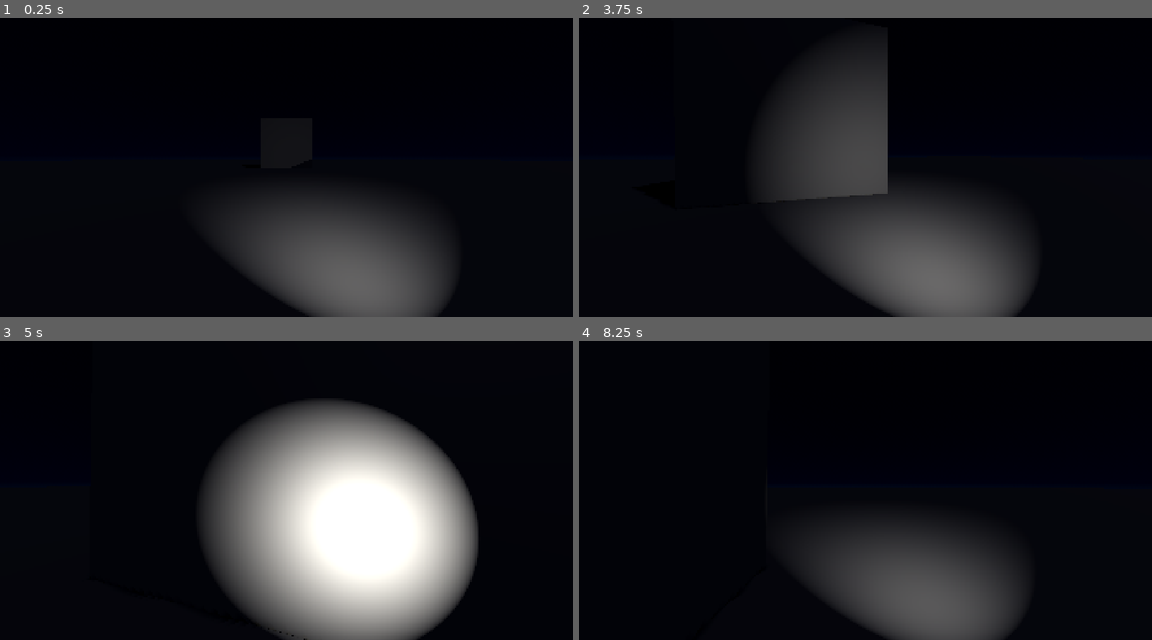
Above: before the commit, frames 1-4 (two rows, left to right).
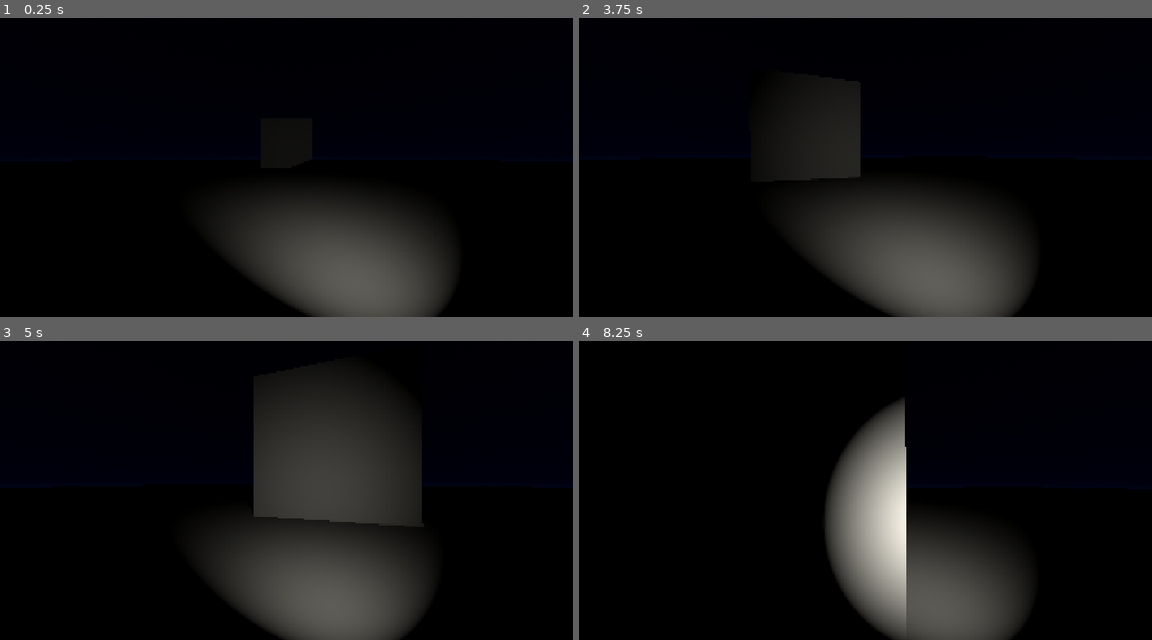
Above: after the commit, the same moments.

Repository: Marko534/godot-fluidsim-lbm
Game: Godot game, scene res://main.tscn
The game is run twice, just before and just after one commit, with the same random seed, the same clock (stepped at 60 frames per second) and the same inputs.
Inputs (mouse positions are in pixels of both pictures, inside the frame that each line leads up to):
- Up to frame 1 (0.25 s): no input
- Up to frame 2 (3.75 s): tap Enter at 0.5, 2.75 s; move the mouse to (894, 155) at 0.52 s; hold W (move_forward) from 0.53 s (still down); tap Shift (sprint) at 0.6, 2.85 s; move the mouse to (836, 158) at 1.27 s; tap F at 1.35, 3.6 s; tap Space at 2, 3.5 s; move the mouse to (876, 149) at 2.02 s; tap B at 2.1 s; move the mouse to (859, 161) at 2.77 s; move the mouse to (905, 158) at 3.52 s
- Up to frame 3 (5 s): keep holding W (move_forward); move the mouse to (240, 475) at 4.27 s; tap B at 4.35 s
- Up to frame 4 (8.25 s): move the mouse to (871, 478) at 5.02 s; tap Shift (sprint) at 5.1, 7.35 s; move the mouse to (842, 472) at 5.77 s; release W (move_forward) at 5.78 s; hold D (move_right) 5.78-6.53 s; tap F at 5.85, 8.1 s; tap Enter at 6.5 s; move the mouse to (894, 478) at 6.52 s; hold W (move_forward) from 6.53 s (still down); tap B at 6.6 s; tap Space at 7.25 s; move the mouse to (836, 481) at 7.27 s; move the mouse to (876, 472) at 8.02 s

The runs differ from the first frame. In frame 2, 7.5% of the frame differs, in the area x 31-78%, y 8-100%; in frame 3, 30%, in the area x 34-84%, y 14-100%; in frame 4, 9.2%.

Commit message:
Controler look first try.

Diff:
--- a/main.tscn
+++ b/main.tscn
@@ -42,9 +42,9 @@
 
 [node name="DirectionalLight3D" type="DirectionalLight3D" parent="."]
 transform = Transform3D(0.86090183, 0.0940653, 0.49999997, -0.4685432, 0.5295916, 0.70710677, -0.1982817, -0.8430209, 0.49999997, 0, 0, 0)
+visible = false
 light_color = Color(0.22720465, 0.23754048, 0.32480085, 1)
 light_energy = 0.2
-shadow_enabled = true
 
 [node name="Player" parent="." instance=ExtResource("1_ig7tw")]
 transform = Transform3D(1, 0, 0, 0, 1, 0, 0, 0, 1, 0, 1.1090586, 0)
--- a/player.gd
+++ b/player.gd
@@ -7,12 +7,15 @@
 @onready var spotlight_node: SpotLight3D = $Camera3D/SpotLight3D
 
 @export var SPEED_WALK = 3.0      # Horizontal movement speed (units/second)
-var SPEED_SPRINT = SPEED_WALK * 2.0       # Sprint speed (units/second)
+@export var SPEED_SPRINT =  6.0       # Sprint speed (units/second)
 
 const CAMERA_MAX_PITCH: float = deg_to_rad(70)
 const CAMERA_MIN_PITCH: float = deg_to_rad(-89.9)
 const CAMERA_RATIO: float = .625
 
+# Controller look variables
+@export var controller_look_enabled: bool = true
+@export var controller_look_sensitivity: float = 2.0  # Adjust this for controller feel
 # Variables for "game feel" techniques (we'll initialize them later)
 var sprint = false
 var coyote_timer = 0.0
@@ -94,6 +97,10 @@
 	else:
 		velocity.x = move_toward(velocity.x, 0, deceleration_rate)
 		velocity.z = move_toward(velocity.z, 0, deceleration_rate)
+
+	# Handle controller look (right analog stick)
+	if controller_look_enabled:
+		handle_controller_look(delta)
 
 	# Handle random blinking
 	if blinking_enabled:
@@ -164,13 +171,30 @@
 	foot_land = is_on_floor()
 
 	# Debug print
-	print("Target Speed: %.2f\t Current Velocity: %.2f\t Moving: %s" % [
-		target_speed,
-		velocity.length(),
-		is_moving
-	])
+	#print("Target Speed: %.2f\t Current Velocity: %.2f\t Moving: %s" % [
+		#target_speed,
+		#velocity.length(),
+		#is_moving
+	#])
 
 	move_and_slide()
+
+# Handle controller look with right analog stick
+func handle_controller_look(delta: float):
+	# Get right analog stick input
+	var look_horizontal = Input.get_action_strength("look_right") - Input.get_action_strength("look_left")
+	var look_vertical = Input.get_action_strength("look_up") - Input.get_action_strength("look_down")
+
+	# Only process if there's significant input
+	if abs(look_horizontal) > 0 or abs(look_vertical) > 0:
+		# Scale by sensitivity and delta time for smooth framerate-independent movement
+		var look_vector = Vector2(look_horizontal, look_vertical) * controller_look_sensitivity * delta
+
+		# Apply camera rotation (inverted Y by default for controllers)
+		_camera_yaw.rotation.y -= look_vector.x
+		_camera_yaw.orthonormalize()
+		_camera_pitch.rotation.x += look_vector.y * CAMERA_RATIO
+		_camera_pitch.rotation.x = clamp(_camera_pitch.rotation.x, CAMERA_MIN_PITCH, CAMERA_MAX_PITCH)
 
 # Calculate headbob offset based on current headbob time
 func calculate_headbob_offset() -> Vector3:
@@ -254,25 +278,3 @@
 	_camera_yaw.orthonormalize()
 	_camera_pitch.rotation.x += p_relative.y * mouse_sensitivity * CAMERA_RATIO * mouse_y_inversion
 	_camera_pitch.rotation.x = clamp(_camera_pitch.rotation.x, CAMERA_MIN_PITCH, CAMERA_MAX_PITCH)
-
-# Start/stop light shake functions (can be called from other scripts)
-func start_light_shake():
-	light_shake_enabled = true
-
-func stop_light_shake():
-	light_shake_enabled = false
-	# Reset to original position when stopping shake
-	if spotlight_node:
-		spotlight_node.position = light_original_pos
-	current_shake_offset = Vector3.ZERO
-
-# Toggle headbob function
-func toggle_headbob():
-	headbob_enabled = not headbob_enabled
-	if not headbob_enabled:
-		_camera_pitch.position = Vector3.ZERO
-		current_headbob_offset = Vector3.ZERO
-
-# Toggle blinking function (optional)
-func toggle_blinking():
-	blinking_enabled = not blinking_enabled
--- a/player.tscn
+++ b/player.tscn
@@ -8,6 +8,8 @@
 
 [node name="Player" type="CharacterBody3D"]
 script = ExtResource("1_4flbx")
+SPEED_WALK = 2.0
+SPEED_SPRINT = 4.0
 blinking_enabled = false
 
 [node name="CollisionShape3D" type="CollisionShape3D" parent="."]
--- a/project.godot
+++ b/project.godot
@@ -21,6 +21,7 @@
 window/size/viewport_height=1080
 window/size/initial_position_type=3
 window/stretch/mode="canvas_items"
+window/vsync/vsync_mode=0
 
 [input]
 
